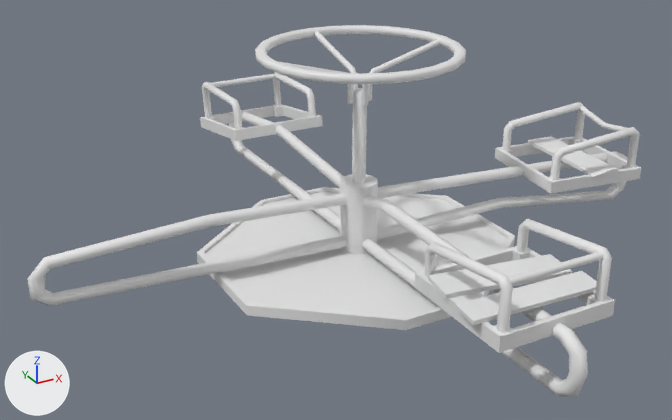
Renders of the FBX model Assets/NormalModels/Playground/carousel/carousel.fbx from each side of a commit.
One viewpoint serves both versions: a 50 mm lens placed at (-7.88, -13.45, 8.11), pointed at (-0.51, -0.06, 1.41). Lighting does not change. The marker at lower left points along +X, +Y and +Z. Materials are left out; every surface is plain grey. Where no turn or scale is listed for an object, it has been applied to the vertices.
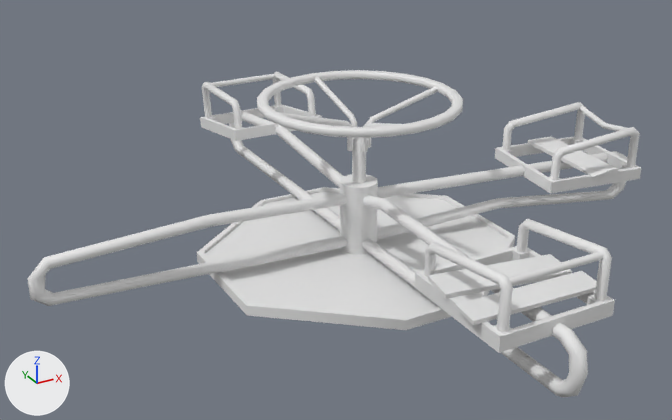
Location of each change, [x1, y1, x2, y2] in pixels of the pictures (672 x 420 px; the box of a moved part takes in the faces that stretch with it):
'Cylinder.001', reshaped (12% shorter)
    before: [28, 25, 641, 397]
    after: [28, 70, 641, 397]
part 1 of me_cylinder_009, moved or reshaped
    before: [281, 62, 354, 104]
    after: [278, 112, 353, 151]
part 2 of me_cylinder_009, moved or reshaped
    before: [368, 39, 440, 101]
    after: [367, 86, 438, 148]
part 3 of me_cylinder_009, moved or reshaped
    before: [314, 31, 358, 91]
    after: [315, 77, 357, 139]
part 4 of me_cylinder_009, moved or reshaped
    before: [362, 84, 369, 105]
    after: [361, 123, 399, 152]
part 5 of me_cylinder_009, moved or reshaped
    before: [255, 25, 466, 84]
    after: [257, 70, 463, 138]
part 6 of me_cylinder_009, moved or reshaped
    before: [352, 88, 367, 183]
    after: [352, 138, 366, 183]

The change, as a list of edits to the scene's bpy script:
```text
Change me_cylinder_009:
    where me_cylinder_009.from_pydata(...)  # 1073 vertices, 978 faces; spans x -5.85..5.94, y -5.95..5.95, z -0.5..3.77
    used by ob_cylinder_001; location = (0.0, 0.0, 0.51)
    me_cylinder_009 part 1: the loose piece of 32 vertices spanning x -1.73..-0.13, y -0.04..0.08, z 2.83..3.77 is moved by (0.0, 0.0, -0.86)
    me_cylinder_009 part 2: the loose piece of 32 vertices spanning x 0.13..1.73, y -0.04..0.08, z 2.83..3.77 is moved by (0.0, 0.0, -0.86)
    me_cylinder_009 part 3: the loose piece of 32 vertices spanning x -0.06..0.06, y 0.15..1.75, z 2.83..3.77 is moved by (0.0, 0.0, -0.86)
    me_cylinder_009 part 4: the loose piece of 32 vertices spanning x -0.06..0.06, y -1.71..-0.11, z 2.83..3.77 is moved by (0.0, 0.0, -0.86)
    me_cylinder_009 part 5: the loose piece of 192 vertices spanning x -1.79..1.79, y -1.77..1.81, z 3.64..3.77 is moved by (0.0, 0.0, -0.86)
    me_cylinder_009 part 6: all 28 vertices in x -0.12..0.12, y -0.1..0.15, z 2.98..3.05 are moved by (0.0, 0.0, -0.86)
```
